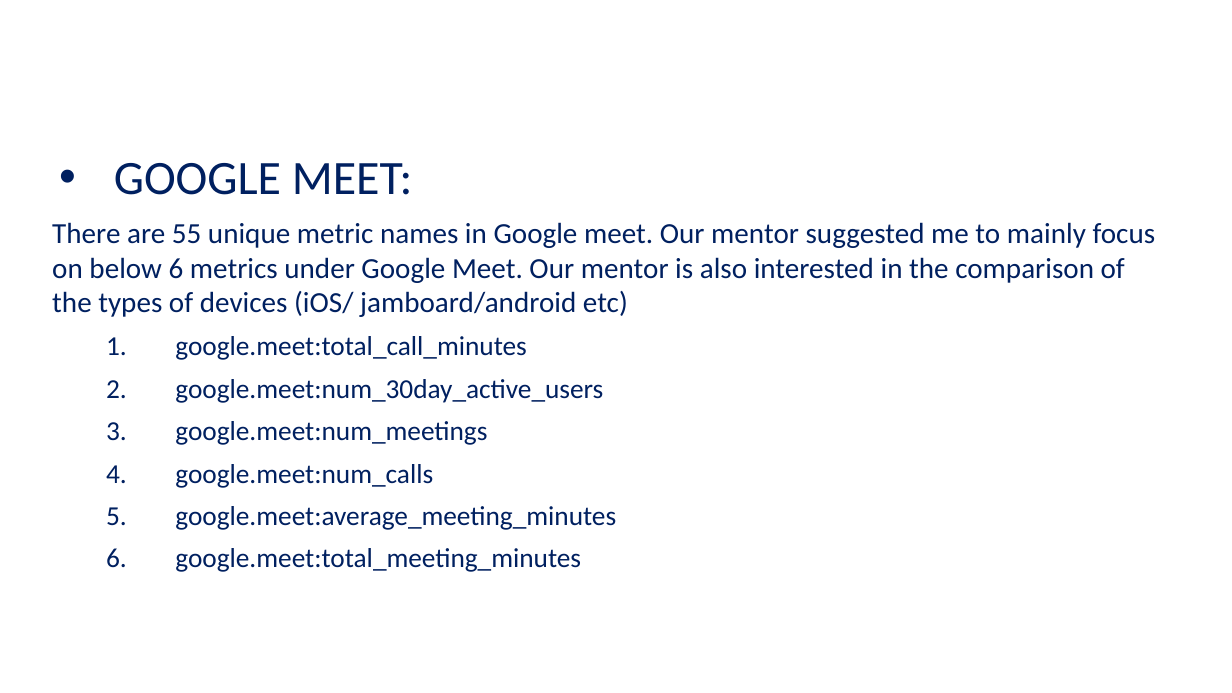
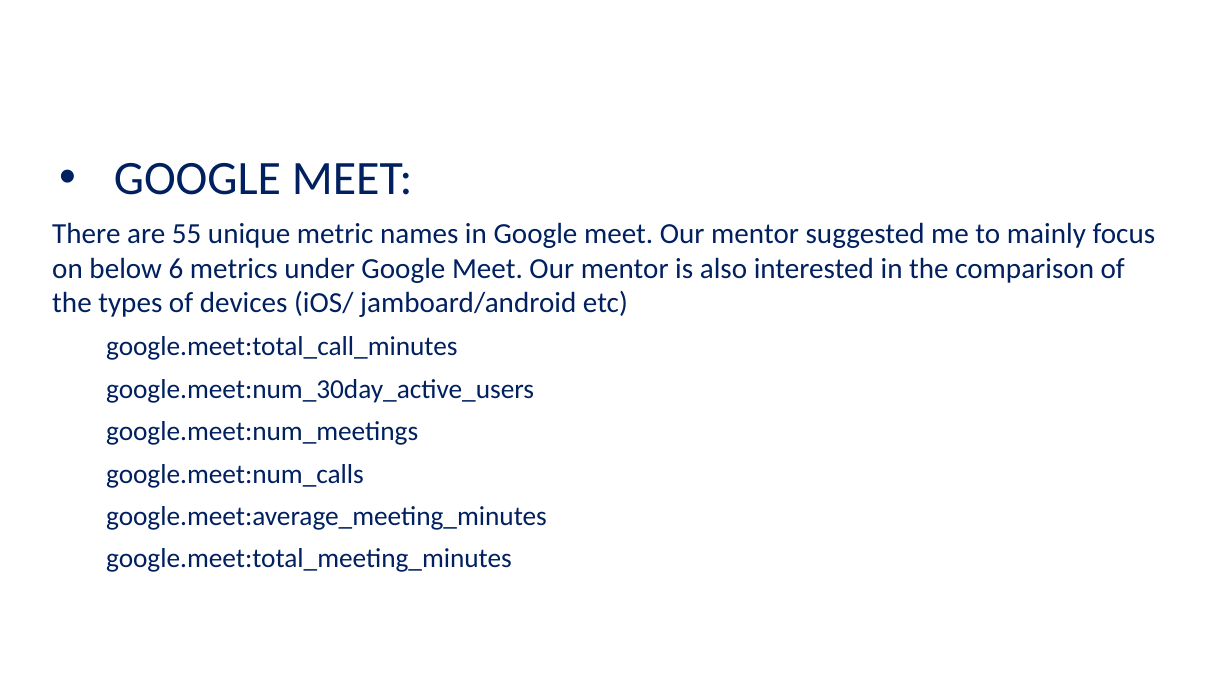
Before and after one commit to UNCG-CSE/G_Suite_Metrics, a slide deck: slide 13 of doc/G-suite_review_2 ppt (1).pptx. Drawn at 1232x693 pixels with LibreOffice and Linux fonts; fonts in the diff are those of the drawing; background and template pictures are left out. Boxes give left, top, right and bottom in pixels: in the first picture for what was removed or moved away, otherwise in the second. Text is boxed around its words. In the diff, an @@ line names an element or a change of style, - is before the commit and + after.

Commit message:
Updated latest

```diff
--- a/doc/G-suite_review_2 ppt (1).pptx
+++ b/doc/G-suite_review_2 ppt (1).pptx
@@ text at bbox=[106, 336, 547, 572]: bullet 1. to none @@
```
Also in this commit, not shown: 5 other slides changed.
